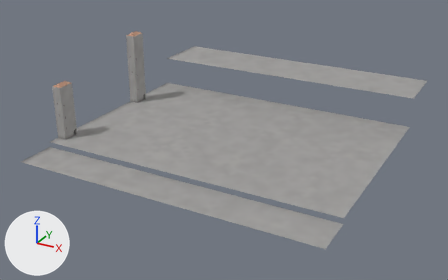
A saved change to the glTF model assets/level/old_town/carmo.glb.
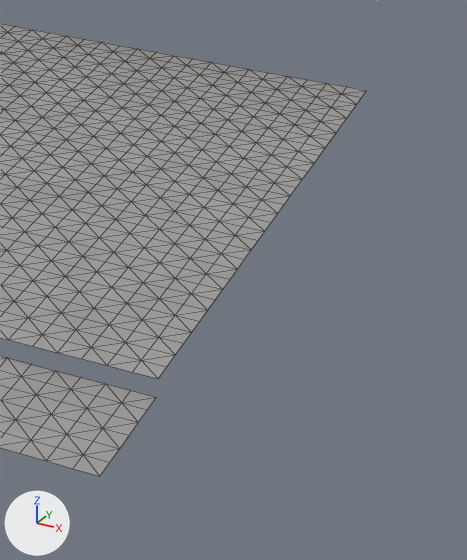
The first picture shows the older version from a camera (50 mm lens) standing at (60.4, 29.4, 122.4) and looking at (-45.0, 221.0, 26.6). The close-ups show the older and then the newer version on the part from 66% to 99% of the width and 35% to 98% of the height of that picture. Only the edits that show in the close-ups are written down. Arrows for +X, +Y and +Z are at lower left; the lights stay in place. The close-ups show mesh edges as thin lines. Vertices at exactly the same position are counted once.

Names of what the first close-up shows: 'ground_carmo_lookout', 'ground_carmo_square'.
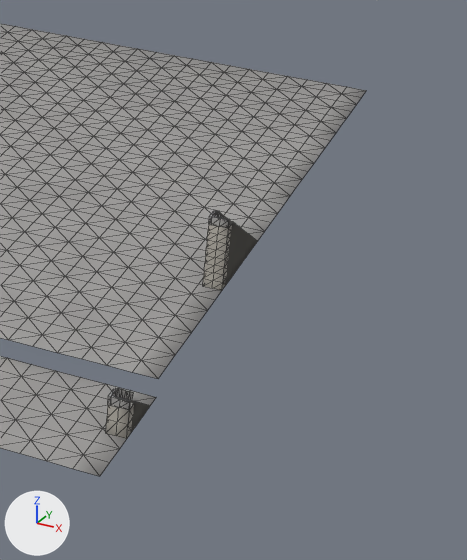
Boxes (x1, y1, x2, y2) around the edits, measured in the close-ups (467 x 560 px):
'judiaria_carmo_2', added: after (203, 210, 257, 290)
    faces in mat_stair_stone: (203, 221, 257, 290)
    faces in mat_ashlar_weathered: (209, 210, 230, 228)
'judiaria_carmo_1', added: after (106, 388, 149, 439)
    faces in mat_stair_stone: (106, 401, 149, 439)
    faces in mat_ashlar_weathered: (108, 388, 133, 410)
part 1 of me_ground_carmo_lookout_001, edited (looks the same): (48, 384, 131, 469) in both
part 2 of me_ground_carmo_lookout_001, recoloured: (79, 391, 156, 476) in both
part 3 of me_ground_carmo_square_001, recoloured: (145, 91, 366, 378) in both
part 4 of me_ground_carmo_square_001, recoloured: (139, 88, 366, 379) in both

Patch to the scene script:
```diff
--- a/assets/level/old_town/carmo.glb.py
+++ b/assets/level/old_town/carmo.glb.py
@@ me_ground_carmo_lookout_001 @@
 me_ground_carmo_lookout_001.from_pydata(...)  # 329 vertices, 552 faces; spans x -100.0..15.0, y 170.0..185.0, z 26.0
 # used by ob_ground_carmo_lookout; location = (0.0, 0.0, 0.0)
+# me_ground_carmo_lookout_001 part 1: 11 faces centred in x 10.8..13.3, y 170.8..184.2, z 26.0 are repainted in the vertex colours; the middle colour goes from white #edf1f7 to white #e8ebf1
+# me_ground_carmo_lookout_001 part 2: 10 faces centred in x 13.3..14.2, y 170.8..184.2, z 26.0 are repainted in the vertex colours; the middle colour goes from white #eef2f8 to light grey #bfc2c7
 me_ground_carmo_lookout_001.materials.append(mat_flagstone)
@@ me_ground_carmo_square_001 @@
 me_ground_carmo_square_001.from_pydata(...)  # 1551 vertices, 2944 faces; spans x -100.0..15.0, y 185.0..265.0, z 28.0
 # used by ob_ground_carmo_square; location = (0.0, 0.0, 0.0)
+# me_ground_carmo_square_001 part 3: 33 faces centred in x 13.3..14.2, y 186.7..263.3, z 28.0 are repainted in the vertex colours; the middle colour goes from white #eff2f9 to grey #b3b5ba
+# me_ground_carmo_square_001 part 4: 41 faces centred in x 10.8..14.2, y 185.8..264.2, z 28.0 are repainted in the vertex colours; the middle colour goes from white #f1f5fb to light grey #cccfd5
 me_ground_carmo_square_001.materials.append(mat_flagstone)
@@ me_kit_wall_steps_70_123_20 @@
+me_kit_wall_steps_70_123_20.from_pydata(...)  # 1116 vertices, 2296 faces; spans x -1.01..1.0, y -12.32..0.49, z -0.76..7.9
+# faces by material slot: [2064, 232]
+me_kit_wall_steps_70_123_20.materials.append(mat_stair_stone)
+me_kit_wall_steps_70_123_20.materials.append(mat_ashlar_weathered)
@@ me_kit_wall_steps_30_62_20 @@
+me_kit_wall_steps_30_62_20.from_pydata(...)  # 272 vertices, 560 faces; spans x -1.01..1.0, y -6.16..0.48, z -0.76..3.9
+# faces by material slot: [472, 88]
+me_kit_wall_steps_30_62_20.materials.append(mat_stair_stone)
+me_kit_wall_steps_30_62_20.materials.append(mat_ashlar_weathered)
@@ ob_judiaria_carmo_2 @@
+ob_judiaria_carmo_2 = bpy.data.objects.new('judiaria_carmo_2', me_kit_wall_steps_70_123_20)
+ob_judiaria_carmo_2.location = (14.0, 217.0, 28.0)
@@ ob_judiaria_carmo_1 @@
+ob_judiaria_carmo_1 = bpy.data.objects.new('judiaria_carmo_1', me_kit_wall_steps_30_62_20)
+ob_judiaria_carmo_1.location = (14.0, 183.0, 26.0)
```
